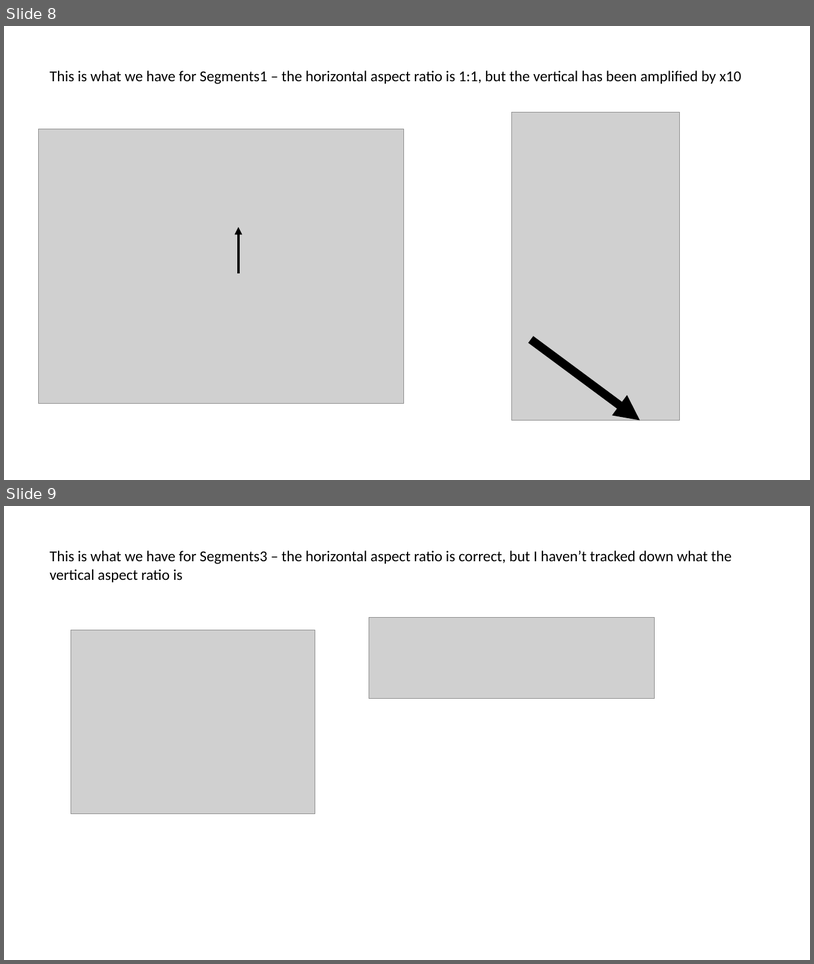
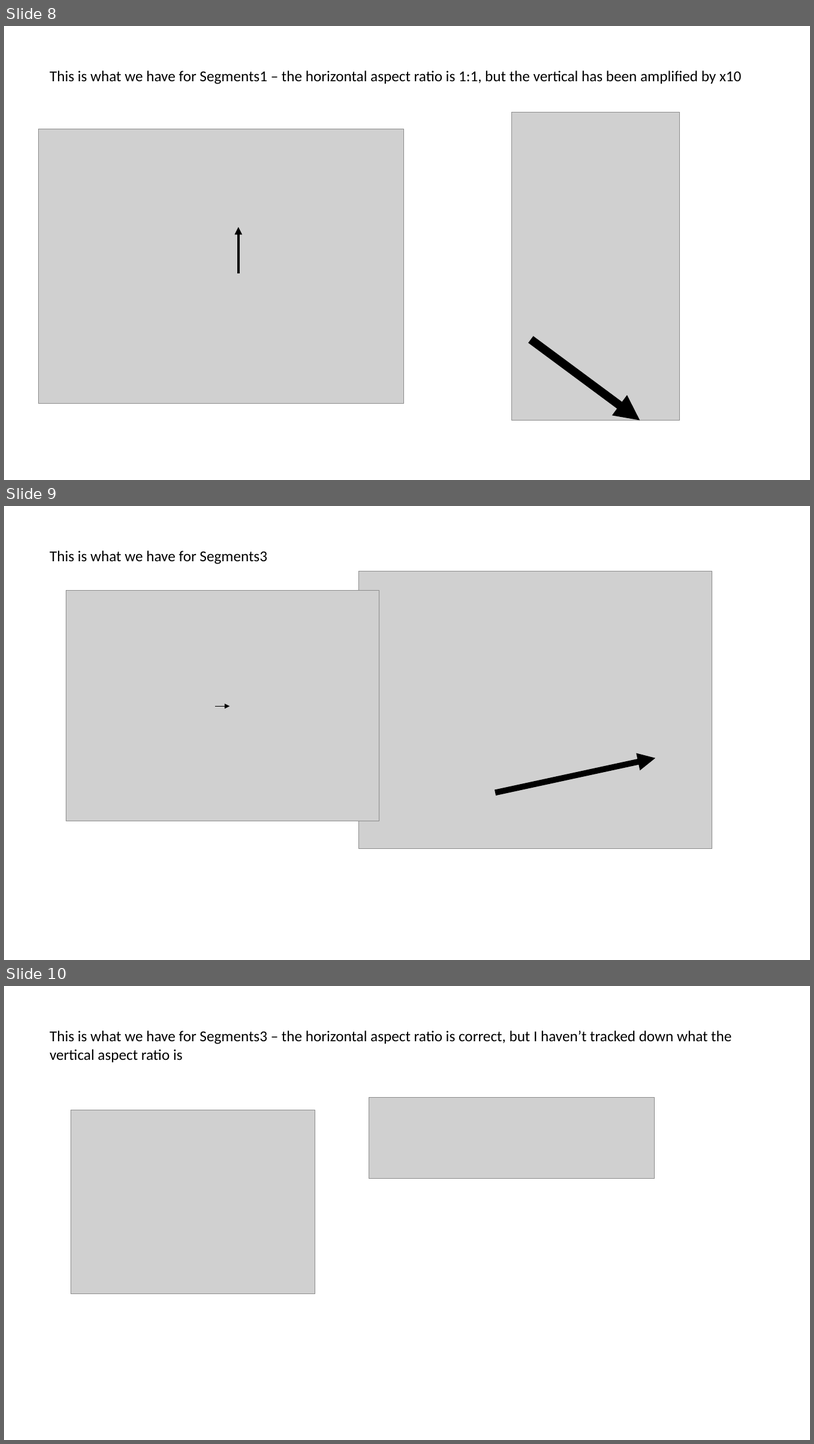
Before and after one commit to upschemistry/icecontinuum, a slide deck: Sample code/Figure 3. SEM and GNBF retrieval/Figure - GNBF retrieval.pptx. Shown one above the other, each under a label of ours: slides 8 and 9 before the commit, slides 8, 9 and 10 after it. The pictures are 814x964 and 814x1444 pixels, drawn with LibreOffice and Linux fonts; fonts in the diff are those of the drawing; grey boxes stand for pictures. Boxes give left, top, right and bottom in pixels: in the first picture for what was removed or moved away, otherwise in the second. Text is boxed around its words. In the diff, an @@ line names an element or a change of style, - is before the commit and + after.

```diff
--- a/Sample code/Figure 3. SEM and GNBF retrieval/Figure - GNBF retrieval.pptx
+++ b/Sample code/Figure 3. SEM and GNBF retrieval/Figure - GNBF retrieval.pptx
@@ slide 9 added at box(4, 506, 810, 960), background #FFFFFF @@
@@ text added at box(50, 550, 267, 564), 18 pt, text #000000 @@
+This is what we have for Segments3
@@ picture added at box(359, 571, 713, 849) @@
@@ picture added at box(66, 590, 379, 820) @@
@@ arrow added from (215, 706) to (230, 706), #000000 1 pt @@
@@ arrow added from (496, 793) to (656, 757), #000000 7 pt @@
@@ what was slide 9 is now slide 10 @@
```
Also in this commit, not shown: 2 slides changed, 1 other slide added, 8 other files.
